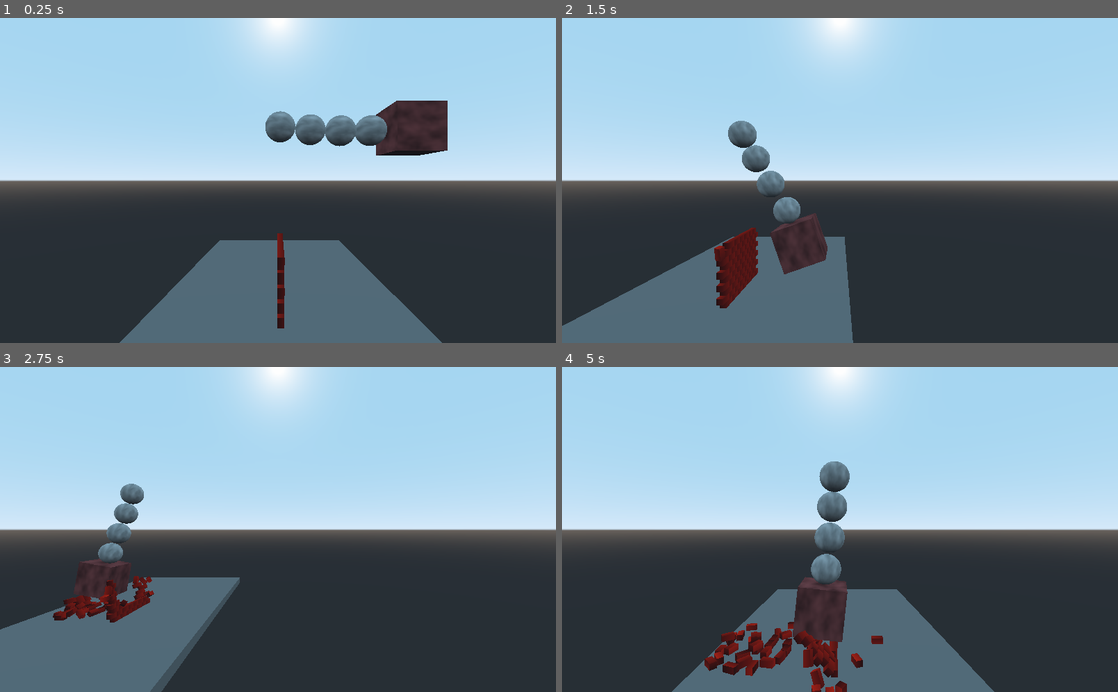
Above: before the commit, frames 1-4 (two rows, left to right).
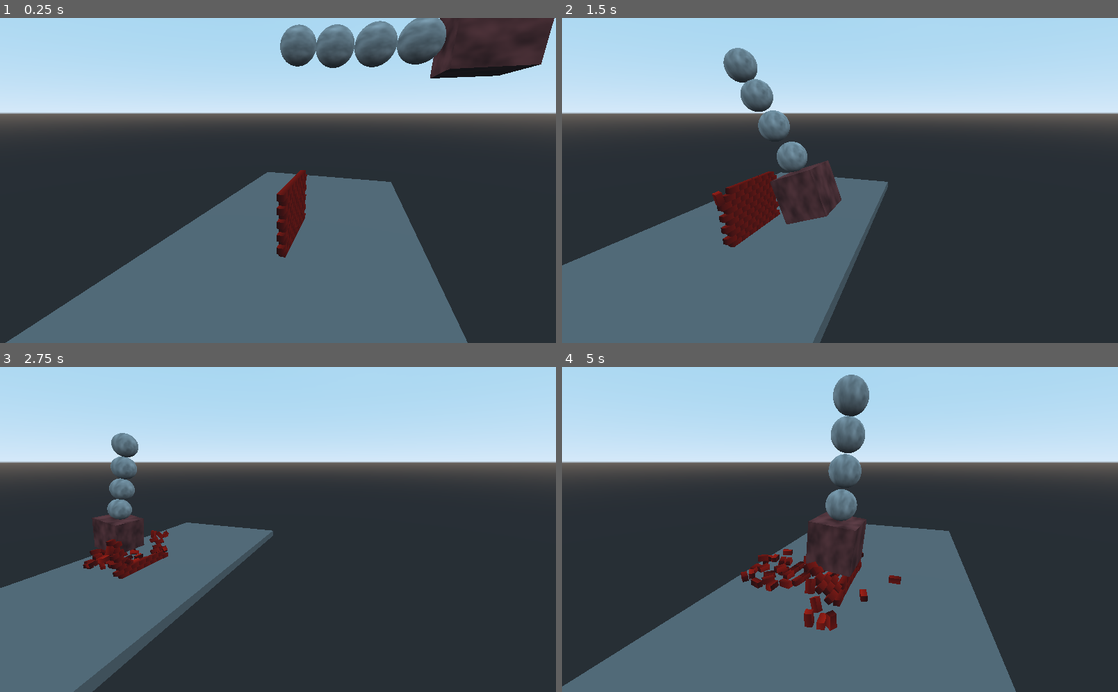
Above: after the commit, the same moments.

Repository: Wellbek/GamePhysicsSPP
Game: Godot game, scene res://Assignment4.tscn
Same seed, same stepped clock (60 frames per second), same inputs: the game is played once before the commit and once after it. The project has no main scene, so this scene is started directly.
Inputs:
- Up to frame 1 (0.25 s): no input
- Up to frame 2 (1.5 s): hold D (right) 0.53-1.28 s; hold S (back) from 1.28 s (still down)
- Up to frame 3 (2.75 s): release S (back) at 2.03 s; hold D (right) from 2.03 s (still down)
- Up to frame 4 (5 s): release D (right) at 2.78 s; hold W (forward) 2.78-3.53 s; hold A (left) from 3.53 s (still down)

The runs differ from the first frame. In frame 1, 52% of the frame differs, in the area x 0-100%, y 0-100%; in frame 2, 44%; in frame 3, 43%; in frame 4, 50%.

Commit message:
finalite assignment 4

Diff:
--- a/Game Physics Assignment Sheet 2/Assignment4.tscn
+++ b/Game Physics Assignment Sheet 2/Assignment4.tscn
@@ -124,7 +124,7 @@
 nodes/node_b = NodePath("../Box")
 
 [node name="Camera" parent="." instance=ExtResource( 1 )]
-transform = Transform( 1, 0, 0, 0, 1, 0, 0, 0, 1, -0.147663, -3.54971, 15.4206 )
+transform = Transform( 0.94925, -0.0877385, 0.302037, 0, 0.960303, 0.278958, -0.314523, -0.2648, 0.911568, 3.47095, -3.54971, 14.0278 )
 
 [node name="Spatial" type="Spatial" parent="."]
 
